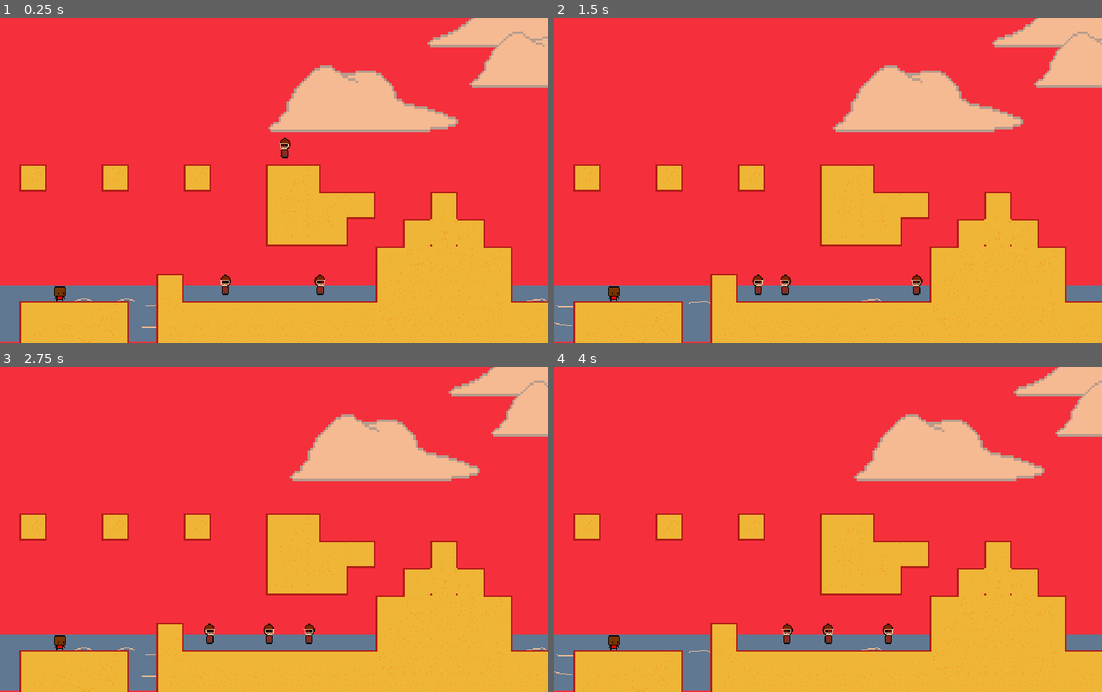
Above: before the commit, frames 1-4 (two rows, left to right).
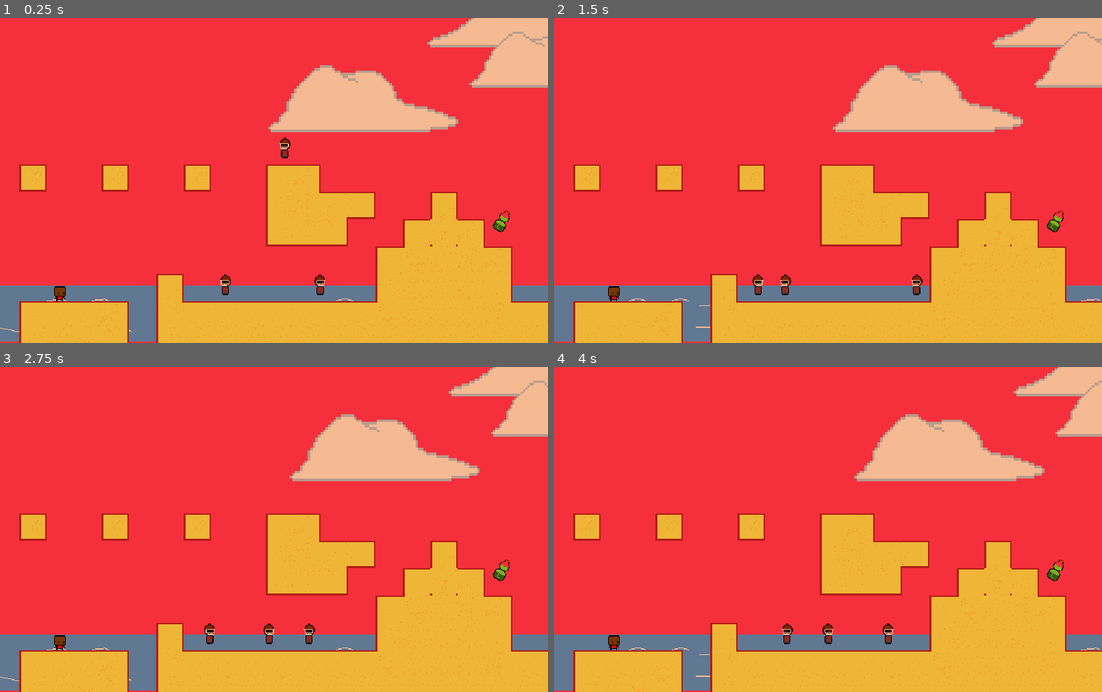
Above: after the commit, the same moments.

Repository: AdamSmif/Sportsball-Adventures
Game: Godot game, scene res://Levels/World.tscn
The game is run twice, just before and just after one commit, with the same random seed, the same clock (stepped at 60 frames per second) and the same inputs. This scene is started directly instead of the project's main scene.
Inputs:
- Up to frame 1 (0.25 s): no input
- Up to frame 2 (1.5 s): hold Up (ui_up) from 0.53 s (still down); tap Space (jump) at 0.77 s
- Up to frame 3 (2.75 s): tap Space (jump) at 1.52 s; release Up (ui_up) at 2.03 s
- Up to frame 4 (4 s): hold Up (ui_up) from 2.78 s (still down); tap Space (jump) at 3.02, 3.77 s

The runs differ from the first frame. In frame 1, 0.2% of the frame differs, in the area x 0-100%, y 59-97%; in frame 2, 0.2%, in the area x 0-100%, y 59-96%; in frame 3, 0.2%; in frame 4, 0.2%.

Commit message:
tweaked animations (still WIP)
no luck figuring out why the bottle won't play it's coin sound

Diff:
--- a/Assets/Bottle.gd
+++ b/Assets/Bottle.gd
@@ -1,10 +1,11 @@
 extends Area2D
 
 func _on_Bottle_body_entered(body):
+#	$BottleSound.play()
 	$AnimationPlayer.play("bounce")
 	body.add_bottle()
 	queue_free()
 
 
-func _on_AnimationPlayer_animation_finished(anim_name):
+func _on_AnimationPlayer_animation_finished(_anim_name):
 	queue_free()
--- a/Assets/Bottle.tscn
+++ b/Assets/Bottle.tscn
@@ -1,7 +1,8 @@
-[gd_scene load_steps=6 format=2]
+[gd_scene load_steps=8 format=2]
 
 [ext_resource path="res://Assets/bottle.png" type="Texture" id=1]
 [ext_resource path="res://Assets/Bottle.gd" type="Script" id=2]
+[ext_resource path="res://Music/Coin.wav" type="AudioStream" id=3]
 
 [sub_resource type="CapsuleShape2D" id=1]
 radius = 13.6058
@@ -32,6 +33,11 @@
 "values": [ Vector2( 0, 0 ), Vector2( 3.39618, -54.3388 ), Vector2( 2.26413, -19.245 ) ]
 }
 
+[sub_resource type="Animation" id=4]
+resource_name = "spin"
+length = 1.1
+loop = true
+
 [node name="Bottle" type="Area2D"]
 collision_layer = 0
 script = ExtResource( 2 )
@@ -43,6 +49,7 @@
 shape = SubResource( 1 )
 
 [node name="Sprite" type="AnimatedSprite" parent="."]
+position = Vector2( -0.440109, -0.125555 )
 rotation = 0.523599
 frames = SubResource( 2 )
 frame = 1
@@ -50,5 +57,9 @@
 
 [node name="AnimationPlayer" type="AnimationPlayer" parent="."]
 anims/bounce = SubResource( 3 )
+anims/spin = SubResource( 4 )
+
+[node name="BottleSound" type="AudioStreamPlayer" parent="."]
+stream = ExtResource( 3 )
 [connection signal="body_entered" from="." to="." method="_on_Bottle_body_entered"]
 [connection signal="animation_finished" from="AnimationPlayer" to="." method="_on_AnimationPlayer_animation_finished"]
--- a/Assets/Clouds.gd
+++ b/Assets/Clouds.gd
@@ -4,5 +4,4 @@
 var motion = Vector2()
 
 func _physics_process(_delta):
-	var friction = false
 	move_and_collide(Vector2(MAX_SPEED * _delta, 0))
--- a/Levels/CYOATest/CYOATest.tscn
+++ b/Levels/CYOATest/CYOATest.tscn
@@ -34,4 +34,4 @@
 
 [node name="Exit" parent="." instance=ExtResource( 3 )]
 position = Vector2( 521.495, 352.538 )
-world_scene = "res://Levels/HubTest.tscn"
+next_world_scene = "res://Levels/HubTest.tscn"
--- a/Levels/World.tscn
+++ b/Levels/World.tscn
@@ -121,46 +121,47 @@
 
 [node name="Ocean" parent="." instance=ExtResource( 25 )]
 position = Vector2( 303.263, 526.705 )
-frame = 1
 
 [node name="Ocean2" parent="." instance=ExtResource( 25 )]
 position = Vector2( 559.074, 526.523 )
+frame = 2
 
 [node name="Ocean3" parent="." instance=ExtResource( 25 )]
 position = Vector2( 812.435, 526.523 )
-frame = 2
+frame = 1
 
 [node name="Ocean7" parent="." instance=ExtResource( 25 )]
 position = Vector2( 1069.43, 526.523 )
-frame = 1
 
 [node name="Ocean10" parent="." instance=ExtResource( 25 )]
 position = Vector2( 1325.78, 525.804 )
+frame = 2
 
 [node name="Ocean11" parent="." instance=ExtResource( 25 )]
 position = Vector2( 1582.94, 525.804 )
+frame = 2
 
 [node name="Ocean12" parent="." instance=ExtResource( 25 )]
 position = Vector2( 1839.2, 526.398 )
+frame = 2
 
 [node name="Ocean4" parent="." instance=ExtResource( 25 )]
 position = Vector2( 47.0103, 527.286 )
-frame = 1
 
 [node name="Ocean5" parent="." instance=ExtResource( 25 )]
 position = Vector2( -281.99, 527.286 )
-frame = 1
 
 [node name="Ocean6" parent="." instance=ExtResource( 25 )]
 position = Vector2( -537.99, 527.286 )
+frame = 2
 
 [node name="Ocean8" parent="." instance=ExtResource( 25 )]
 position = Vector2( -792.99, 527.286 )
-frame = 2
+frame = 1
 
 [node name="Ocean9" parent="." instance=ExtResource( 25 )]
 position = Vector2( -842.99, 527.286 )
-frame = 2
+frame = 1
 
 [node name="Sky" type="Sprite" parent="."]
 show_behind_parent = true
@@ -336,9 +337,6 @@
 
 [node name="Hurdle" parent="." instance=ExtResource( 13 )]
 position = Vector2( 279.707, 553.451 )
-
-[node name="Bottle" parent="." instance=ExtResource( 17 )]
-position = Vector2( 139.577, 495.213 )
 
 [node name="Music" type="AudioStreamPlayer2D" parent="."]
 position = Vector2( 352, 512 )
@@ -397,5 +395,7 @@
 [node name="FallZone" parent="." instance=ExtResource( 24 )]
 position = Vector2( 877.872, 1287.95 )
 lose_level_world_scene = "res://Levels/World.tscn"
+
+[node name="Bottle" parent="." instance=ExtResource( 17 )]
+position = Vector2( -234.745, 449.4 )
 [connection signal="timeout" from="Timer/Timer" to="Timer" method="_on_Timer_timeout"]
-[connection signal="body_entered" from="Bottle" to="Player" method="_on_Bottle_body_entered"]
--- a/Player/Player.gd
+++ b/Player/Player.gd
@@ -95,7 +95,11 @@
 	print("I have these many bottles: ", bottles_needed)
 
 func _on_Bottle_body_entered(_delta):
-	$CoinSound.play()
+	$BottleSound.play()
 
 func _on_FallZone_body_entered(body):
 	get_tree().change_scene(lose_level_world_scene)
+
+
+func Bottle_Sound_Effect(body):
+	$BottleSound.play()
--- a/Player/Player.tscn
+++ b/Player/Player.tscn
@@ -12,7 +12,6 @@
 [ext_resource path="res://Player/Jump.wav" type="AudioStream" id=10]
 [ext_resource path="res://Music/Coin.wav" type="AudioStream" id=11]
 [ext_resource path="res://Player/player1_throw.png" type="Texture" id=12]
-
 
 [sub_resource type="SpriteFrames" id=1]
 animations = [ {
@@ -31,14 +30,14 @@
 "name": "idle",
 "speed": 15.0
 }, {
+"frames": [ ExtResource( 12 ) ],
+"loop": true,
+"name": "fire",
+"speed": 5.0
+}, {
 "frames": [ ExtResource( 6 ), ExtResource( 7 ) ],
 "loop": true,
 "name": "jump",
-"speed": 5.0
-}, {
-"frames": [ ExtResource( 12 ) ],
-"loop": true,
-"name": "fire",
 "speed": 5.0
 }, {
 "frames": [ ExtResource( 3 ) ],
@@ -88,7 +87,7 @@
 "_edit_lock_": true
 }
 
-[node name="CoinSound" type="AudioStreamPlayer2D" parent="."]
+[node name="BottleSound" type="AudioStreamPlayer2D" parent="."]
 stream = ExtResource( 11 )
 __meta__ = {
 "_edit_lock_": true
